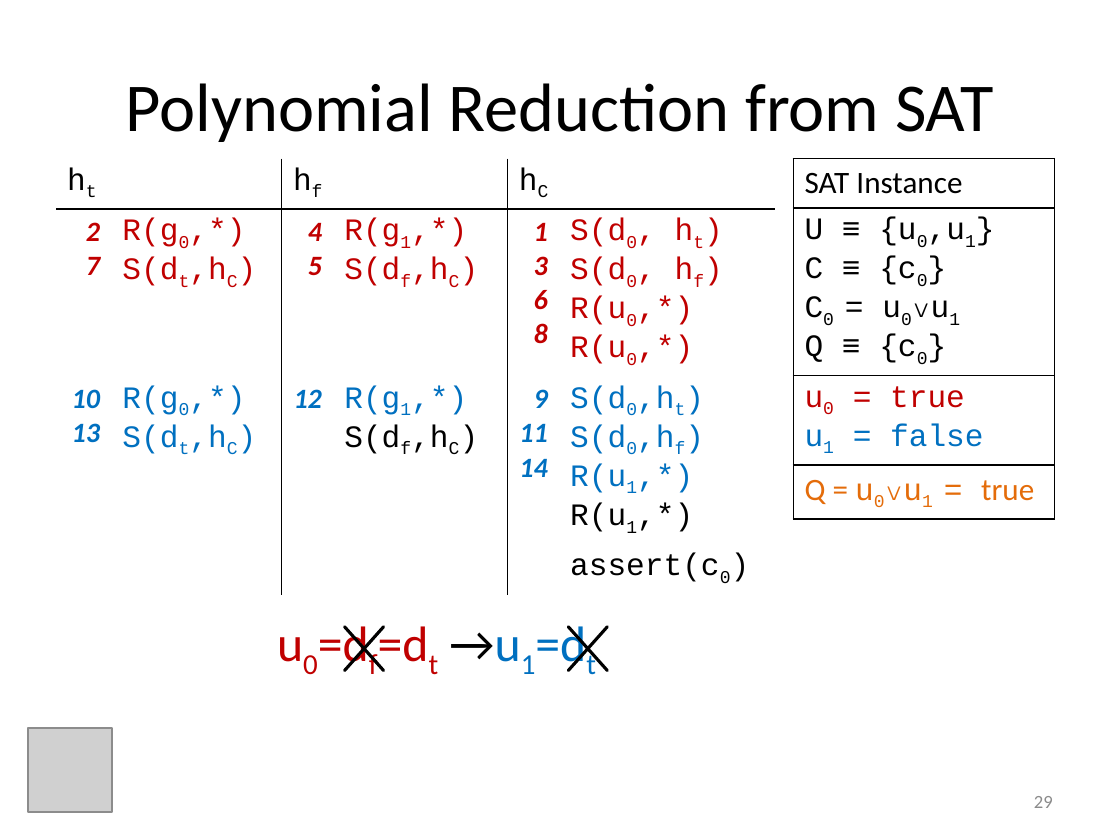
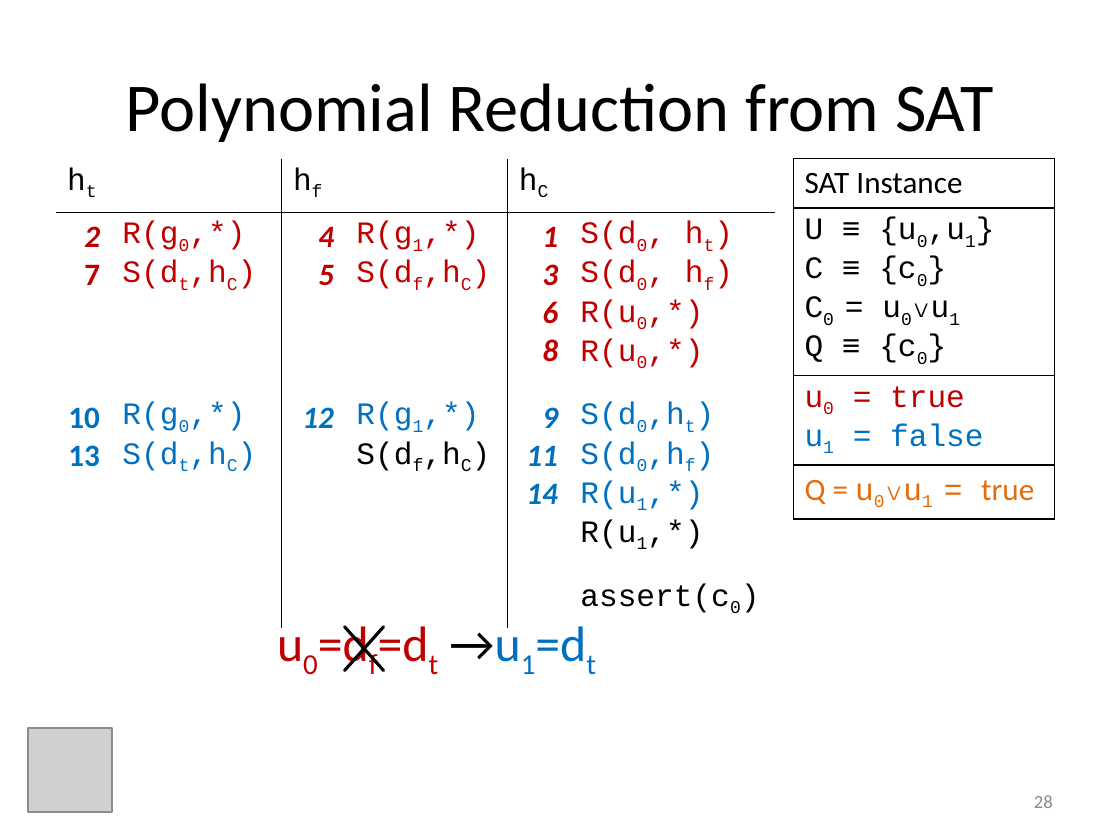
Before and after one commit to ericmercer/MP-trace-language, a slide deck: slide 28 of presentations/ASE2013.pptx (slide 29 before the commit). Drawn at 1120x840 pixels with LibreOffice and Linux fonts; fonts in the diff are those of the drawing; grey boxes stand for pictures. Boxes give left, top, right and bottom in pixels: in the first picture for what was removed or moved away, otherwise in the second. Text is boxed around its words. In the diff, an @@ line names an element or a change of style, - is before the commit and + after.

```diff
--- a/presentations/ASE2013.pptx
+++ b/presentations/ASE2013.pptx
@@ table at (56,159,774,617) @@
@@ size 18 to 20 pt in "2", "7", "4", "5" and 10 more places @@
@@ italic off in "7", "10", "13" @@
@@ cross removed at (550,607,625,691) @@
@@ page number at (1034,795,1053,808): text changed @@
-29
+28
```
Also in this commit, not shown: 12 other slides changed, 1 slide removed, 2 other files.
